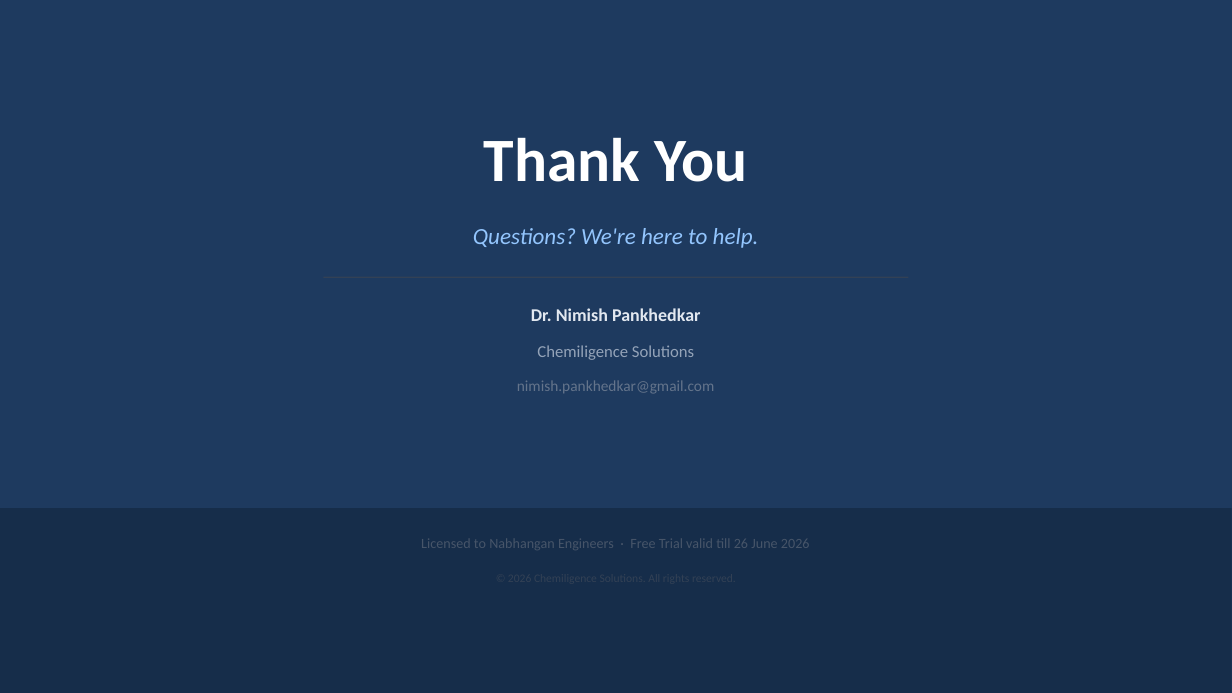
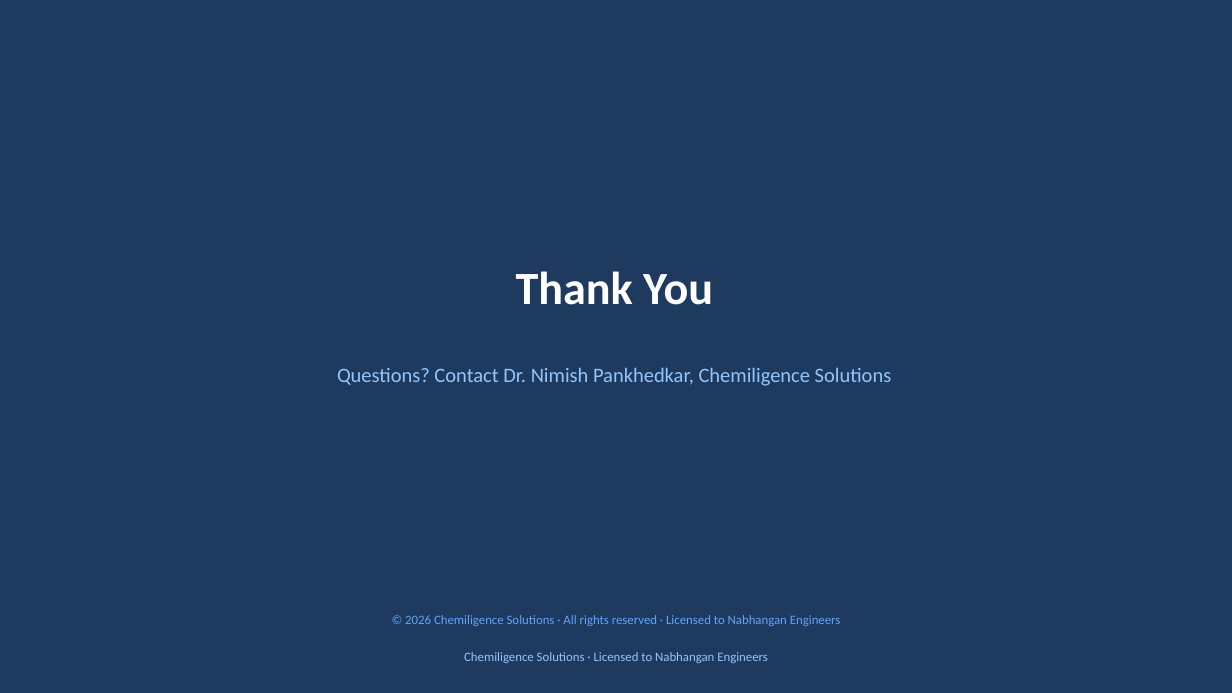
Before and after one commit to dr-nimish-pankhedkar/nabhangan-engg, a slide deck: slide 7 of public/nabhangan-features.pptx. Drawn at 1232x693 pixels with LibreOffice and Linux fonts; fonts in the diff are those of the drawing. Boxes give left, top, right and bottom in pixels: in the first picture for what was removed or moved away, otherwise in the second. Text is boxed around its words. In the diff, an @@ line names an element or a change of style, - is before the commit and + after.

```diff
--- a/public/nabhangan-features.pptx
+++ b/public/nabhangan-features.pptx
@@ background #1E3A5F to #FFFFFF @@
@@ rectangle: place and size @@
-rectangle at bbox=[0, 508, 1232, 693]
+rectangle at bbox=[0, 0, 1232, 693]
@@ rectangle at bbox=[0, 0, 1232, 693]: fill #162D4A to #1E3A5F @@
@@ text removed at bbox=[473, 228, 759, 248] @@
-Questions? We're here to help.
@@ text "Thank You": place and size @@
-text "Thank You" at bbox=[484, 137, 747, 182]
+text "Thank You" at bbox=[516, 271, 713, 305]
@@ text "Thank You" at bbox=[516, 271, 713, 305]: size 48 to 36 pt @@
@@ line removed from (323, 277) to (909, 277) @@
@@ text removed at bbox=[537, 345, 694, 360] @@
-Chemiligence Solutions
@@ text at bbox=[337, 368, 892, 386]: text changed; size 14 to 16 pt; text colour #E2E8F0 to #93C5FD; bold off @@
-Dr. Nimish Pankhedkar
+Questions? Contact Dr. Nimish Pankhedkar, Chemiligence Solutions
@@ text removed at bbox=[517, 380, 714, 394] @@
-nimish.pankhedkar@gmail.com
@@ text added at bbox=[405, 615, 841, 626], 10 pt, text #60A5FA @@
+© 2026 Chemiligence Solutions · All rights reserved · Licensed to Nabhangan Engineers
@@ text at bbox=[464, 652, 768, 663]: text changed; size 11 to 10 pt; text colour #475569 to #93C5FD @@
-Licensed to Nabhangan Engineers · Free Trial valid till 26 June 2026
+Chemiligence Solutions · Licensed to Nabhangan Engineers
```
Also in this commit, not shown: 3 other slides changed, 3 slides added, 3 slides removed, 2 other files.
